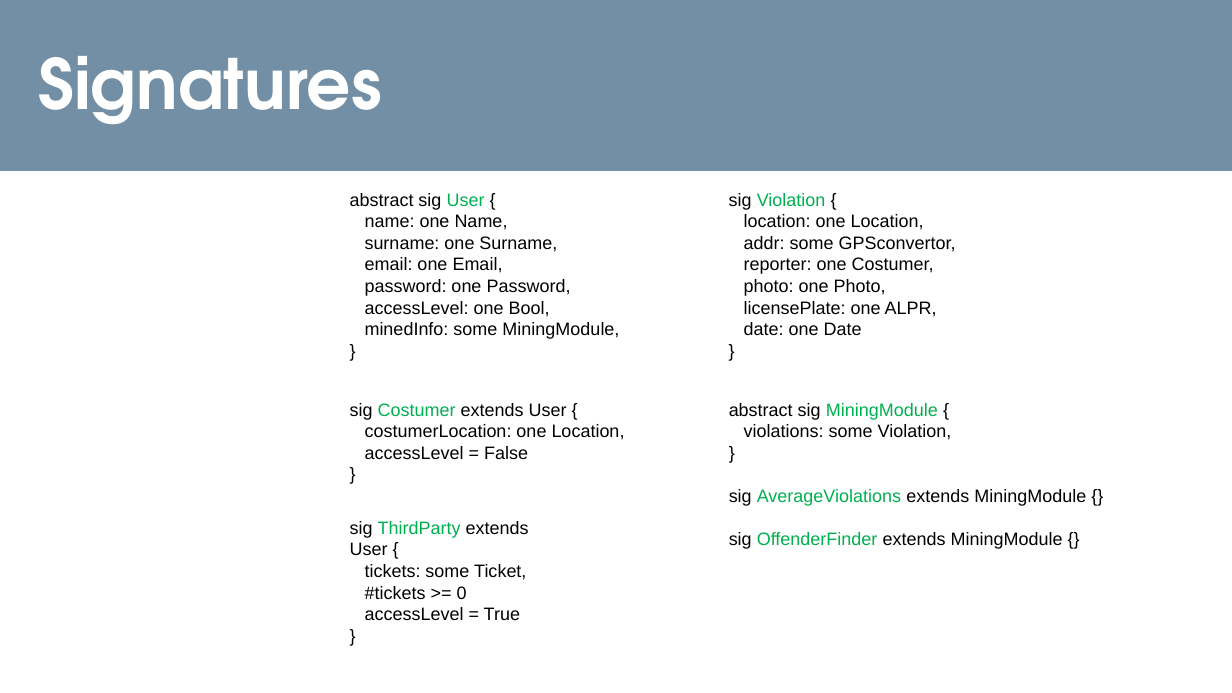
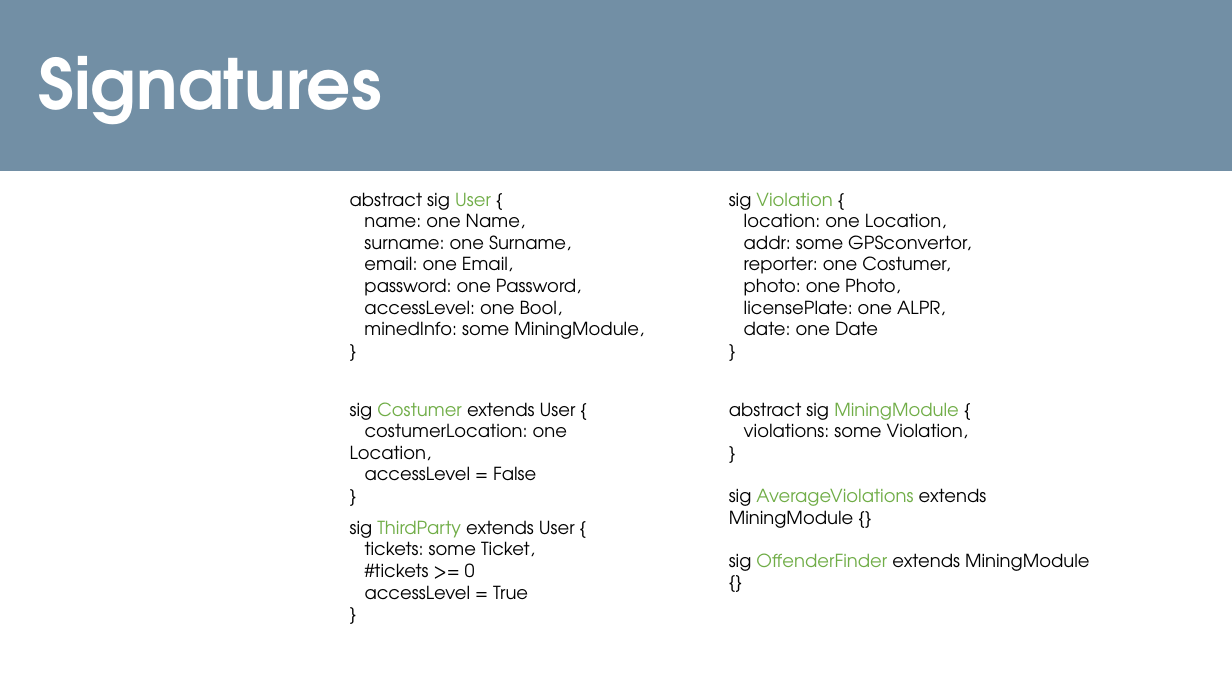
Before and after one commit to TiberioG/SoftwareEngineering2Polimi, a slide deck: slide 7 of Presentation1.pptx. Drawn at 1232x693 pixels with LibreOffice and Linux fonts; fonts in the diff are those of the drawing. Boxes give left, top, right and bottom in pixels: in the first picture for what was removed or moved away, otherwise in the second. Text is boxed around its words. In the diff, an @@ line names an element or a change of style, - is before the commit and + after.

```diff
--- a/Presentation1.pptx
+++ b/Presentation1.pptx
@@ text "abstract sig User { name: ..." at (350, 192, 644, 339): font Arial to TeX Gyre Adventor; text colour #00B050 to #70AD47 in "User" @@
@@ text "sig Violation { location: one ..." at (729, 192, 971, 336): font Arial to TeX Gyre Adventor; text colour #00B050 to #70AD47 in "Violation" @@
@@ text "sig Costumer extends User { ..." at (350, 402, 576, 481): font Arial to TeX Gyre Adventor; text colour #00B050 to #70AD47 in "Costumer" @@
@@ text "abstract sig MiningModule { violations: ..." at (729, 402, 1090, 576): font Arial to TeX Gyre Adventor; text colour #00B050 to #70AD47 in "MiningModule", "AverageViolations", "OffenderFinder" @@
@@ text "sig ThirdParty extends User { ..." at (350, 520, 575, 600): font Arial to TeX Gyre Adventor; text colour #00B050 to #70AD47 in "ThirdParty" @@
```
Also in this commit, not shown: 1 other slide changed, 1 other file.
